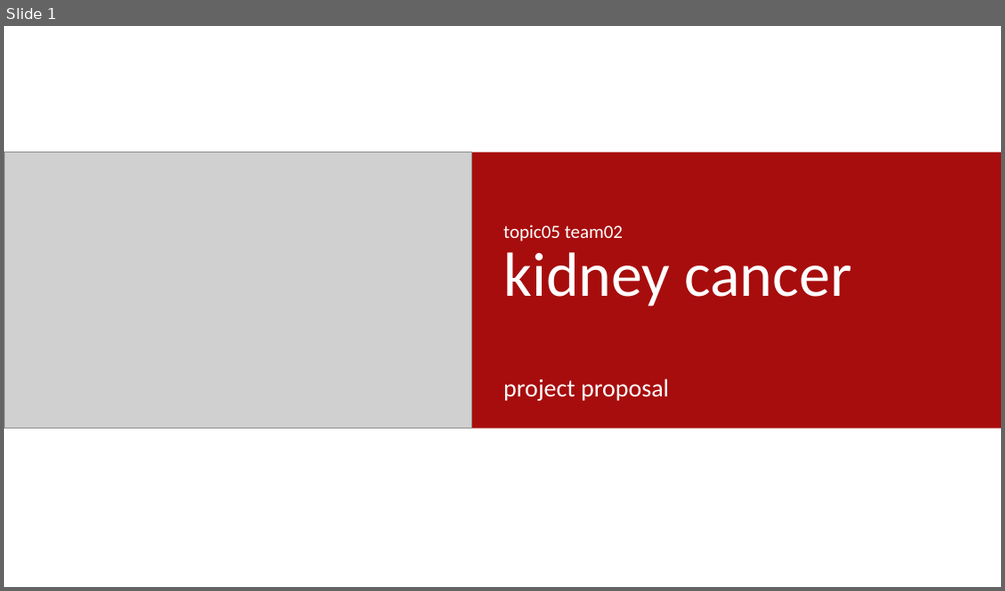
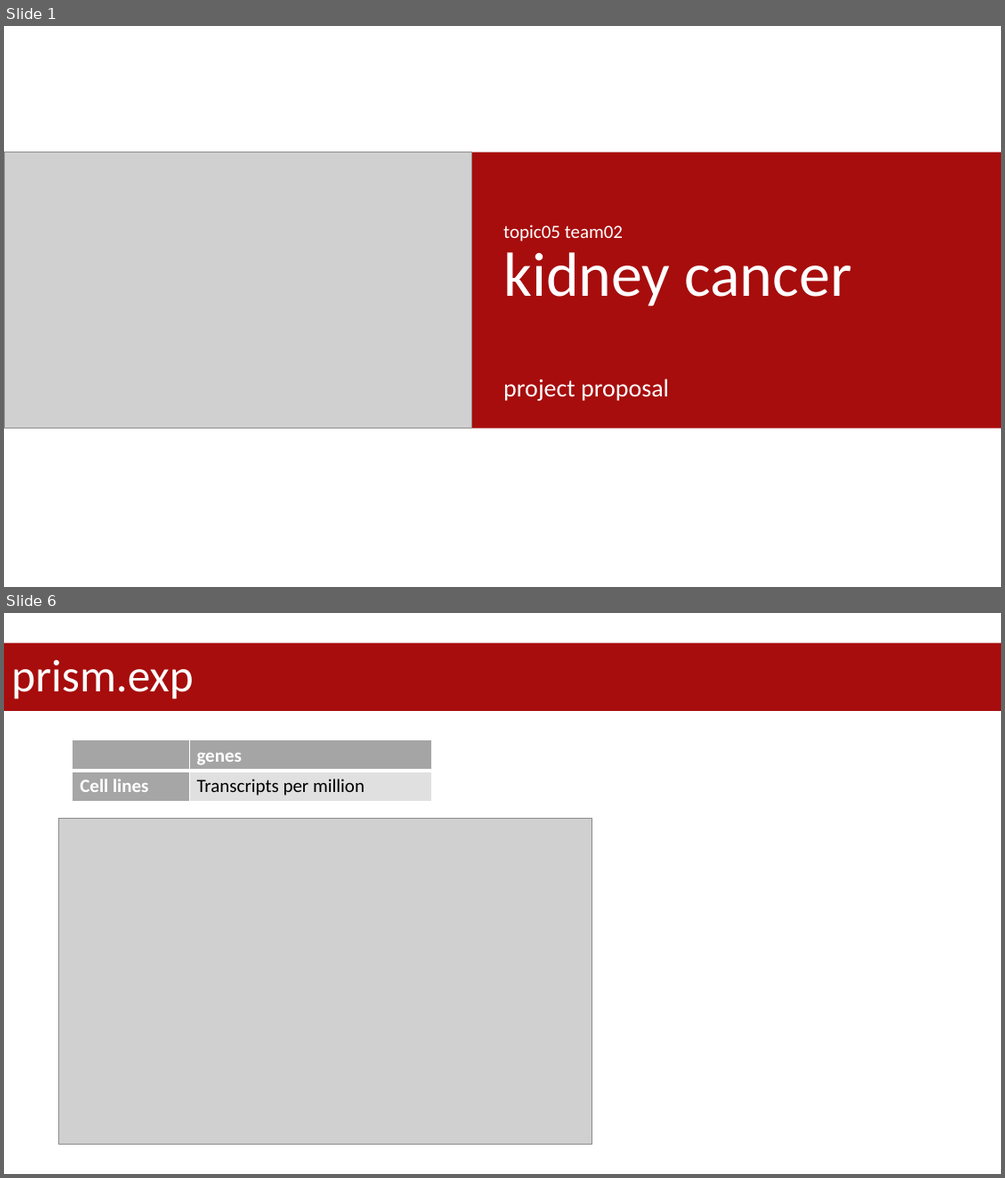
Before and after one commit to datascience-mobi-2023/topic05_team02, a slide deck: project proposal.pptx. Shown one above the other, each under a label of ours: slide 1 before the commit, slides 1 and 6 after it; the slides between them are not shown. The pictures are 1005x591 and 1005x1178 pixels, drawn with LibreOffice and Linux fonts; fonts in the diff are those of the drawing; grey boxes stand for pictures. Boxes give left, top, right and bottom in pixels: in the first picture for what was removed or moved away, otherwise in the second. Text is boxed around its words. In the diff, an @@ line names an element or a change of style, - is before the commit and + after.

```diff
--- a/project proposal.pptx
+++ b/project proposal.pptx
@@ slide 6 added at (4, 613, 1001, 1174), background #FFFFFF @@
@@ title added at (4, 643, 1001, 711), fill #A70D0D, 44 pt, text #FFFFFF @@
+prism.exp
@@ table added at (73, 740, 432, 801), 2 rows, 2 columns @@
+ | genes
+Cell lines | Transcripts per million
@@ picture added at (58, 818, 591, 1144) @@
```
Also in this commit, not shown: 2 slides changed, 9 other slides added, 1 other file.
